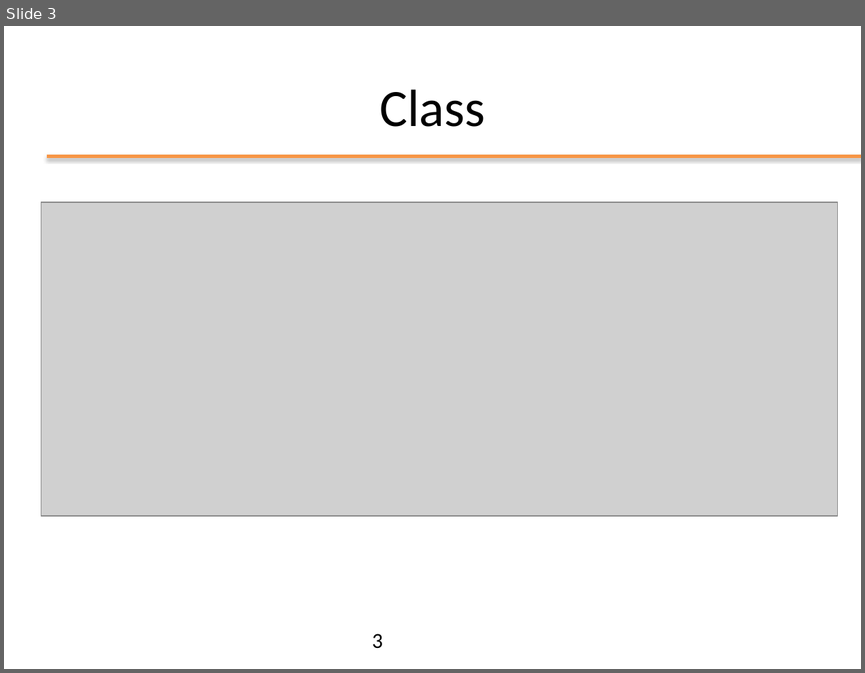
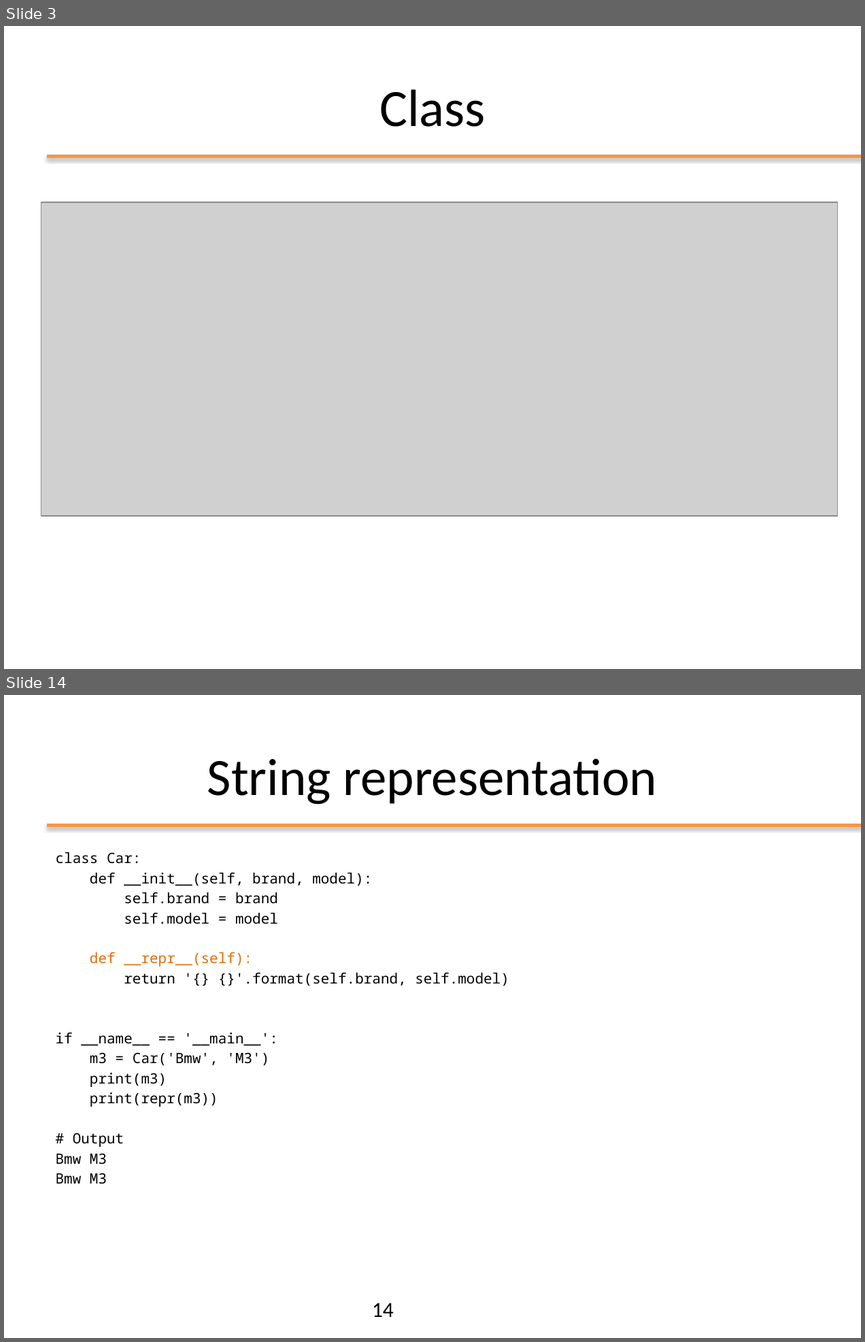
Before and after one commit to nbicocchi/ooprogramming, a slide deck: slides/python/ppt/03 - Python Object Oriented.pptx. Shown one above the other, each under a label of ours: slide 3 before the commit, slides 3 and 14 after it; the slides between them are not shown. The pictures are 865x673 and 865x1342 pixels, drawn with LibreOffice and Linux fonts; fonts in the diff are those of the drawing; grey boxes stand for pictures. Boxes give left, top, right and bottom in pixels: in the first picture for what was removed or moved away, otherwise in the second. Text is boxed around its words. In the diff, an @@ line names an element or a change of style, - is before the commit and + after.

```diff
--- a/slides/python/ppt/03 - Python Object Oriented.pptx
+++ b/slides/python/ppt/03 - Python Object Oriented.pptx
@@ slide 14 added at <box>4,695,861,1338</box>, background #FFFFFF; not listed: 1 template element that a slide beside it also shows @@
@@ title added at <box>207,758,657,804</box>, 44 pt, text #000000 @@
+String representation
@@ text added at <box>56,852,509,1184</box>, 12 pt, text #000000 @@
+class Car:
+def __init__(self, brand, model):
+self.brand = brand
+self.model = model
+def __repr__(self):
+return '{} {}'.format(self.brand, self.model)
+if __name__ == '__main__':
+m3 = Car('Bmw', 'M3')
+print(m3)
+print(repr(m3))
+# Output
+Bmw M3
+Bmw M3
@@ page number added at <box>372,1302,394,1317</box>, 18 pt, text #000000 @@
+14
@@ slide 3 changed as well @@
@@ page number removed at <box>372,633,383,648</box> @@
-3
```
Also in this commit, not shown: 4 other slides changed, 11 other slides added, 1 other file.
